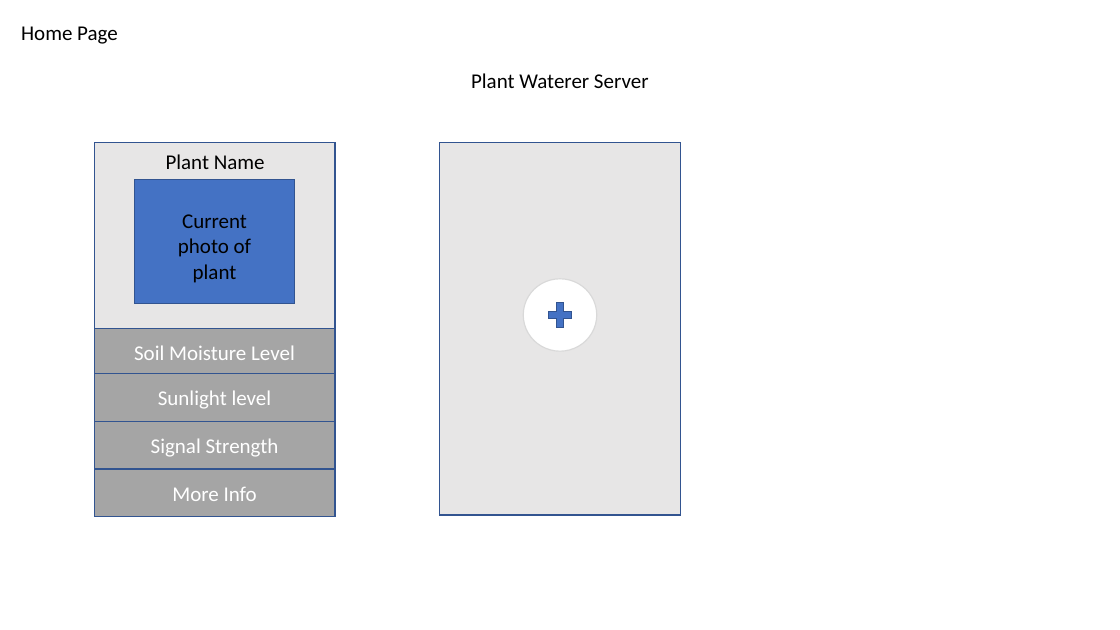
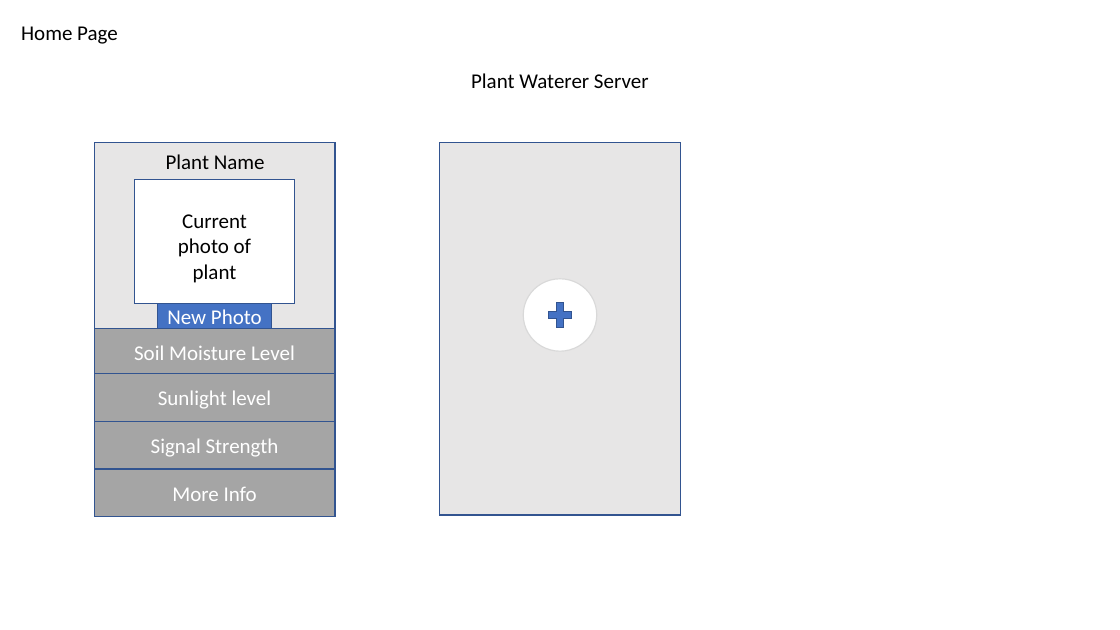
Before and after one commit to CireMarkus/auto-plant-waterer, a slide deck: slide 1 of Protyping of website.pptx. Drawn at 1120x630 pixels with LibreOffice and Linux fonts; fonts in the diff are those of the drawing. Boxes give left, top, right and bottom in pixels: in the first picture for what was removed or moved away, otherwise in the second. Text is boxed around its words. In the diff, an @@ line names an element or a change of style, - is before the commit and + after.

```diff
--- a/Protyping of website.pptx
+++ b/Protyping of website.pptx
@@ rectangle at [134, 179, 295, 303]: fill #4472C4 to #FFFFFF @@
@@ rectangle added at [158, 304, 272, 329], fill #4472C4, outline #325491 1 pt, 18 pt, text #FFFFFF @@
+New Photo
```
Also in this commit, not shown: 1 other slide changed, 4 slides added.
